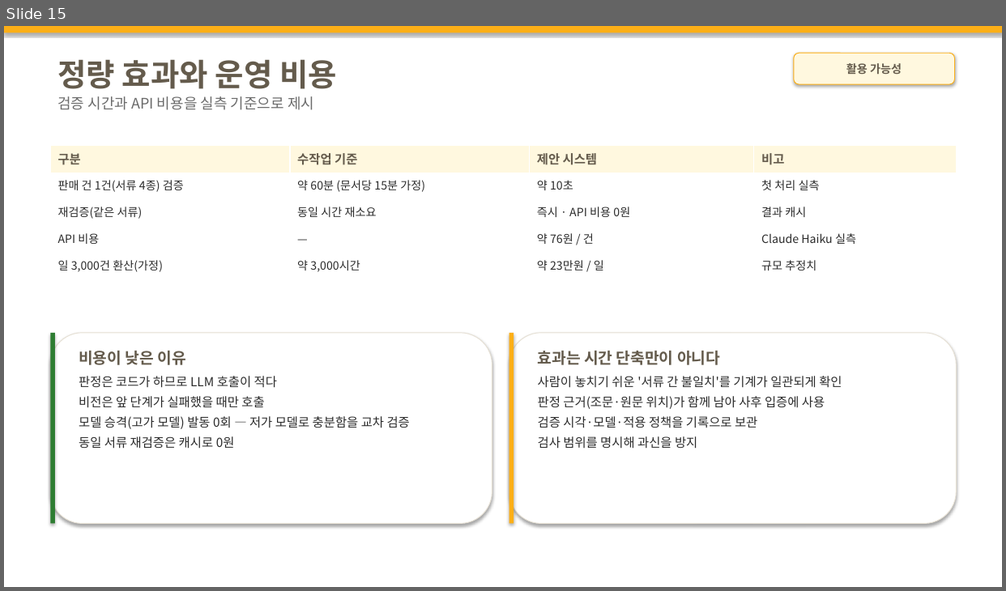
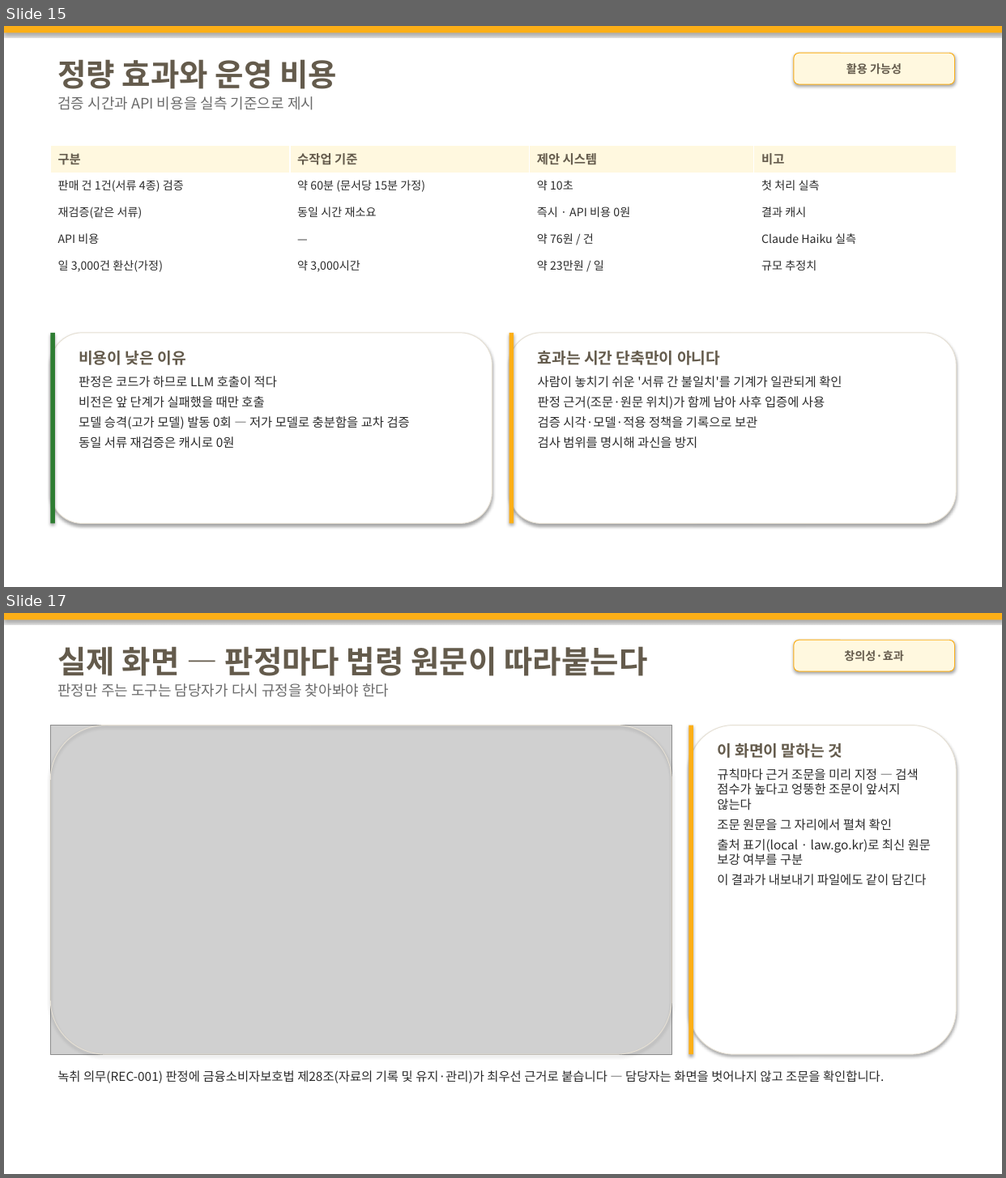
Before and after one commit to M0282/26KBAI_LW, a slide deck: docs/기술설명서_초안.pptx. Shown one above the other, each under a label of ours: slide 15 before the commit, slides 15 and 17 after it; the slides between them are not shown. The pictures are 1006x591 and 1006x1178 pixels, drawn with LibreOffice and Linux fonts; fonts in the diff are those of the drawing; grey boxes stand for pictures. Boxes give left, top, right and bottom in pixels: in the first picture for what was removed or moved away, otherwise in the second. Text is boxed around its words. In the diff, an @@ line names an element or a change of style, - is before the commit and + after.

```diff
--- a/docs/기술설명서_초안.pptx
+++ b/docs/기술설명서_초안.pptx
@@ slide 17 added at box(4, 613, 1002, 1174), background #FFFFFF @@
@@ rectangle added at box(4, 613, 1002, 619), fill #FCAF17 @@
@@ text added at box(57, 646, 647, 697), 14 pt, text #6B6B6B @@
+실제 화면 — 판정마다 법령 원문이 따라붙는다
+판정만 주는 도구는 담당자가 다시 규정을 찾아봐야 한다
@@ rounded rectangle added at box(794, 640, 955, 671), fill #FFF8DF, outline #FCAF17 0.75 pt, 11 pt, text #645B4C, bold @@
+창의성·효과
@@ picture added at box(50, 726, 671, 1054) @@
@@ rounded rectangle added at box(50, 726, 671, 1054), outline #E6E0D4 0.75 pt @@
@@ rounded rectangle added at box(689, 726, 957, 1054), fill #FFFFFF, outline #E6E0D4 0.75 pt @@
@@ rectangle added at box(689, 726, 693, 1054), fill #FCAF17 @@
@@ text added at box(717, 743, 931, 886), 12 pt, text #2B2B2B @@
+이 화면이 말하는 것
+규칙마다 근거 조문을 미리 지정 — 검색 점수가 높다고 엉뚱한 조문이 앞서지 않는다
+조문 원문을 그 자리에서 펼쳐 확인
+출처 표기(local · law.go.kr)로 최신 원문 보강 여부를 구분
+이 결과가 내보내기 파일에도 같이 담긴다
@@ text added at box(57, 1071, 884, 1084), 12 pt, text #2B2B2B @@
+녹취 의무(REC-001) 판정에 금융소비자보호법 제28조(자료의 기록 및 유지·관리)가 최우선 근거로 붙습니다 — 담당자는 화면을 벗어나지 않고 조문을 확인합니다.
```
Also in this commit, not shown: 1 slide changed, 8 other files.
